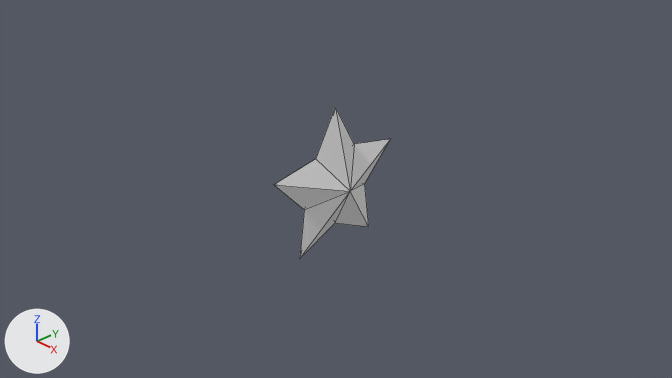
The Blender file Lab1/Lab1.blend as it was, and as the next commit left it.
Rendered twice from the file's camera 'Camera'. The axes (+X, +Y, +Z) are drawn at lower left. The lights are the same throughout. Mesh edges are drawn as thin lines.

Names of what the first picture shows: '圓形'.
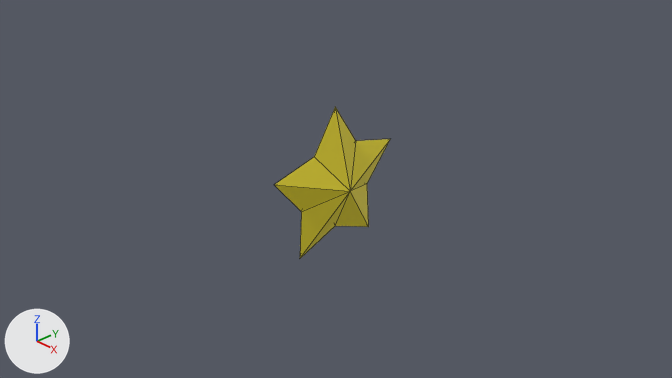
What changed in the scene script:
```text
Add mat_材質:
    mat_材質 = principled_material('材質')
    mat_材質.base_color = (0.8, 0.674, 0.0256)  # yellow #e7d62c
Change me_圓形:
    where me_圓形.from_pydata(...)  # 11 vertices, 10 faces; spans x -0.81..1.0, y -0.95..0.95, z 0.0..0.26
    used by ob_圓形; location = (0.0, 0.0, 0.0); rotation_euler = (-3.142, 4.712, 0.0), in degrees (-180, 270, 0)
    me_圓形 part 1
    me_圓形.vertices[0].co: (-0.53, 0.0, 0.0) -> (-0.58, 0.0, 0.0)  # pixel (335, 222) -> pixel (335, 225)
    me_圓形 part 2
    me_圓形.vertices[4].co: (0.43, -0.31, 0.0) -> (0.47, -0.34, 0.0)  # pixel (354, 144) -> pixel (355, 140)
    me_圓形 part 3
    me_圓形.vertices[8].co: (-0.16, 0.51, 0.0) -> (-0.18, 0.55, 0.0)  # pixel (304, 209) -> pixel (301, 211)
    add me_圓形.materials.append(mat_材質)  # yellow #e7d62c
```

Boxes [x1, y1, x2, y2] around the edits, measured in the pictures (672 x 378 px; the box of a moved part takes in the faces that stretch with it):
'圓形', recoloured, reshaped (grey to yellow): [275, 107, 390, 258] in both
part 1 of me_圓形, moved or reshaped: before [302, 191, 369, 256]; after [302, 191, 369, 257]
part 2 of me_圓形, moved or reshaped: [335, 107, 390, 191] in both
part 3 of me_圓形, moved or reshaped: [275, 185, 350, 258] in both
